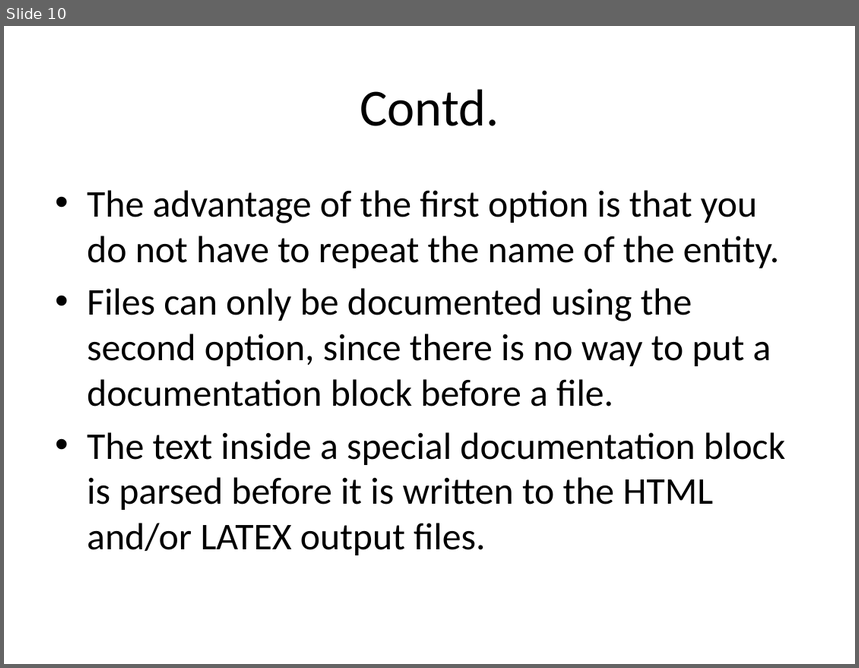
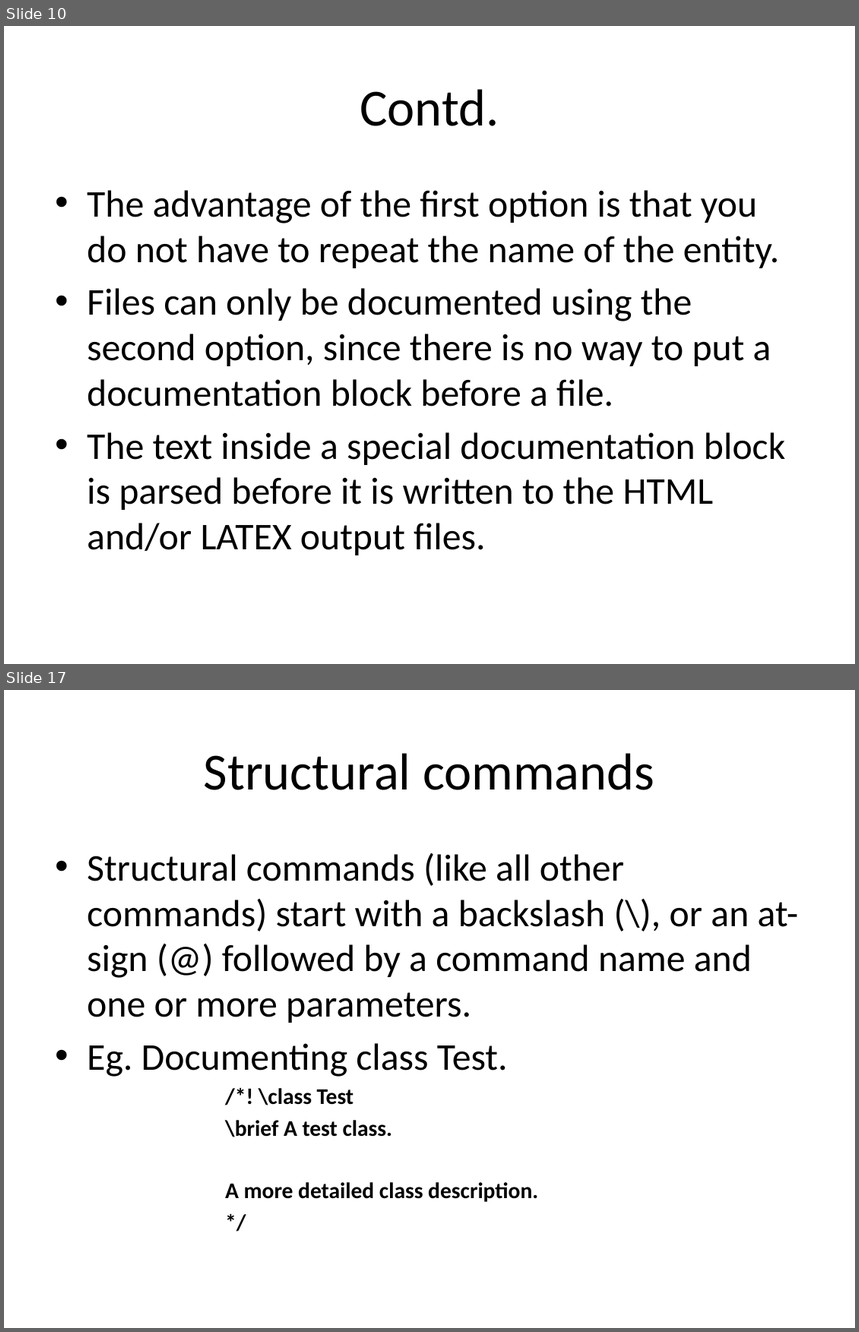
Before and after one commit to rongpt/trygit, a slide deck: Doxygen.pptx. Shown one above the other, each under a label of ours: slide 10 before the commit, slides 10 and 17 after it; the slides between them are not shown. The pictures are 859x668 and 859x1332 pixels, drawn with LibreOffice and Linux fonts; fonts in the diff are those of the drawing. Boxes give left, top, right and bottom in pixels: in the first picture for what was removed or moved away, otherwise in the second. Text is boxed around its words. In the diff, an @@ line names an element or a change of style, - is before the commit and + after.

```diff
--- a/Doxygen.pptx
+++ b/Doxygen.pptx
@@ slide 17 added at bbox=[4, 690, 855, 1328], background #FFFFFF @@
@@ title added at bbox=[204, 753, 655, 790], 44 pt, text #000000 @@
+Structural commands
@@ text added at bbox=[87, 853, 799, 1202], 32 pt, text #000000 @@
+• Structural commands (like all other commands) start with a backslash (\), or an at-sign (@) followed by a command name and one or more parameters.
+• Eg. Documenting class Test.
+/*! \class Test
+\brief A test class.
+A more detailed class description.
+*/
```
Also in this commit, not shown: 9 other slides added, 1 slide removed.
